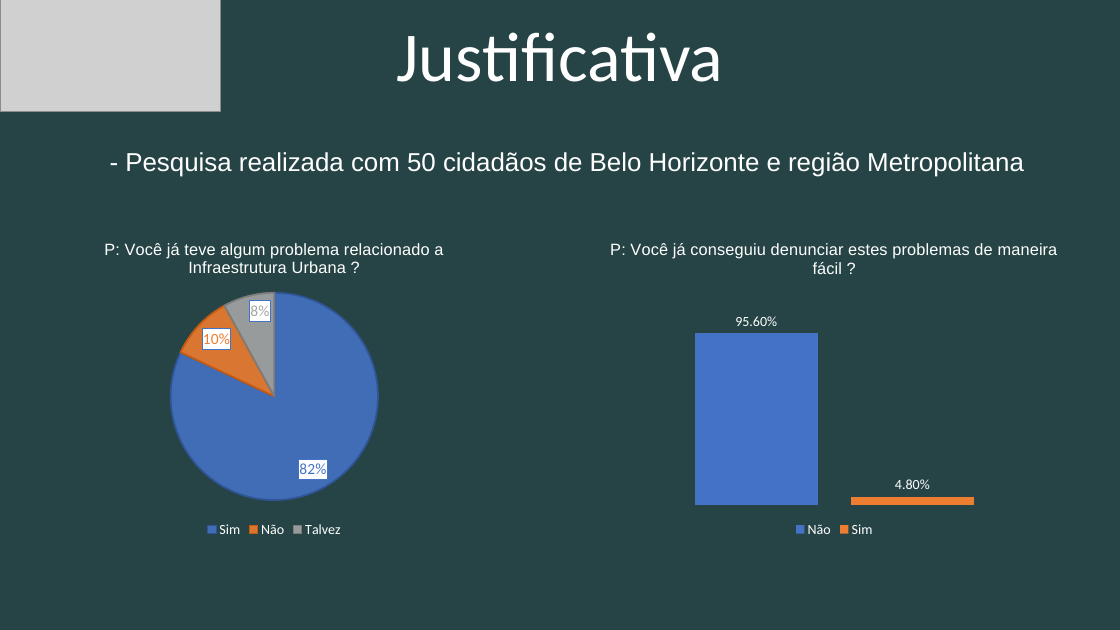
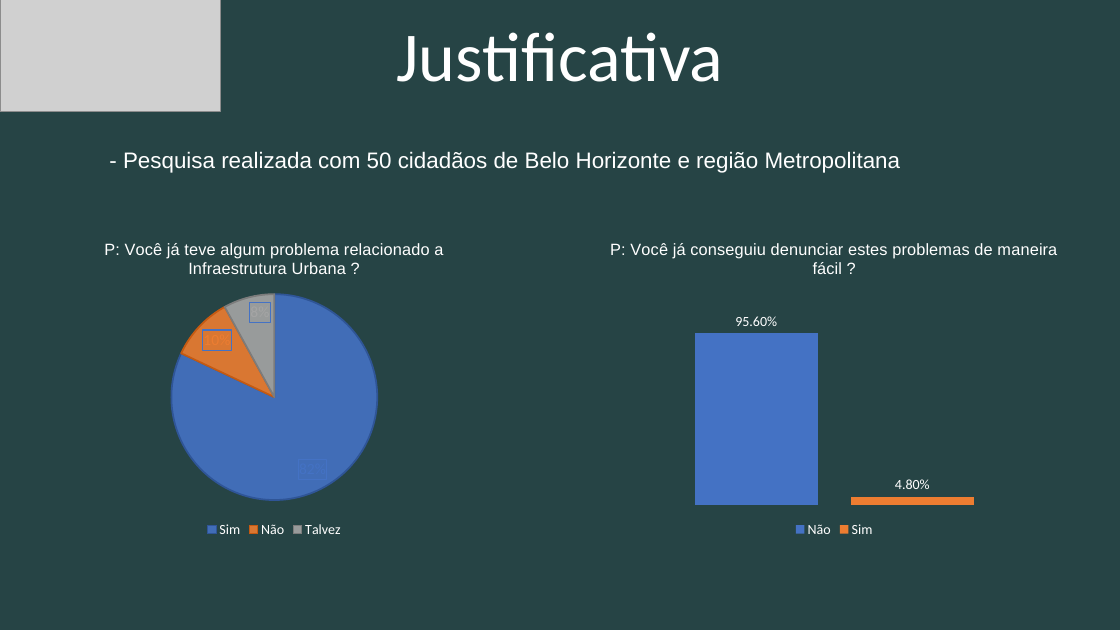
Before and after one commit to ICEI-PUC-Minas-PPLES-TI/plf-es-2020-2-tiii-0940100-cit, a slide deck: slide 4 of Divulgacao/Apresentacao/ProjetoCIT.pptx. Drawn at 1120x630 pixels with LibreOffice and Linux fonts; fonts in the diff are those of the drawing; grey boxes stand for pictures. Boxes give left, top, right and bottom in pixels: in the first picture for what was removed or moved away, otherwise in the second. Text is boxed around its words. In the diff, an @@ line names an element or a change of style, - is before the commit and + after.

```diff
--- a/Divulgacao/Apresentacao/ProjetoCIT.pptx
+++ b/Divulgacao/Apresentacao/ProjetoCIT.pptx
@@ text "- Pesquisa realizada com 50 ..." at (123,151,901,173): size 22.2 to 19.2 pt @@
@@ pie chart at (0,225,549,541) @@
@@ title "P: Você já teve algum problema relacionado a Infraestrutura Urbana ? " to "P: Você já teve algum problema relacionado a Infraestrutura Urbana ?" @@
@@ Series 1, Sim: 0.82 to 82 @@
@@ Series 1, Não: 0.1 to 10 @@
@@ Series 1, Talvez: 0.08 to 8 @@
@@ data labels of Series 1 changed @@
@@ lettering changed @@
@@ column chart at (549,225,1120,541) @@
@@ title "P: Você já conseguiu denunciar estes problemas de maneira fácil ? " to "P: Você já conseguiu denunciar estes problemas de maneira fácil ?" @@
@@ data labels of Não changed @@
@@ colours of single points changed @@
@@ data labels of Sim changed @@
@@ value axis changed @@
@@ lettering changed @@
```
Also in this commit, not shown: 6 other slides changed.
